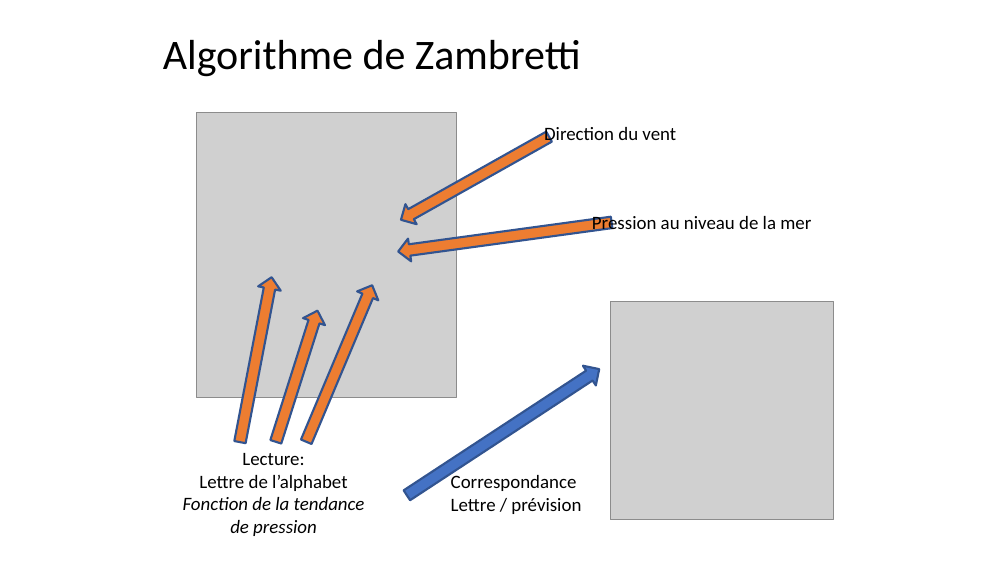
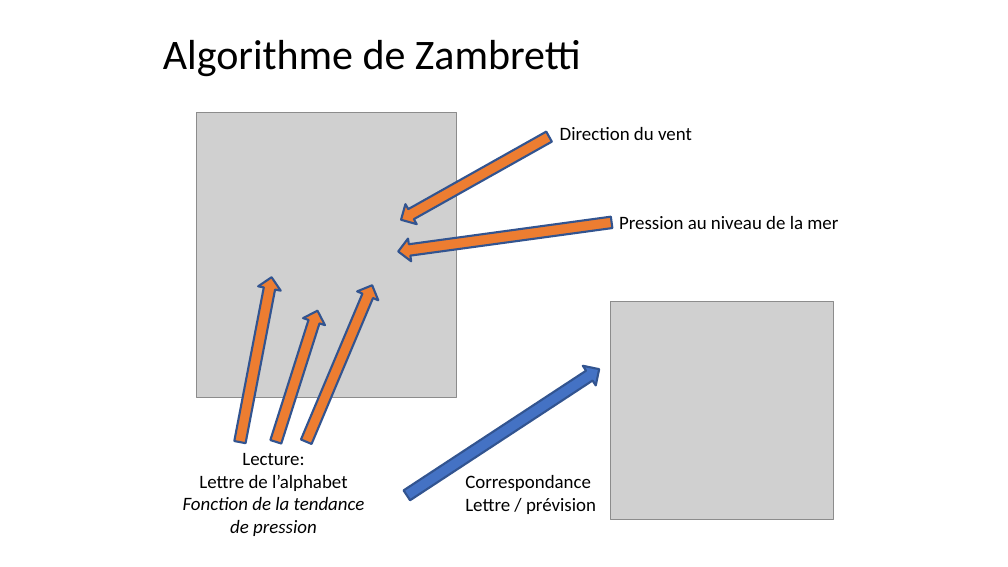
Before and after one commit to jeromelane/WeatherCheckingRpi, a slide deck: slide 13 of weathercheckingrpi/doc/Presentations/projet_meteo_JL_KG_23042019v3.pptx. Drawn at 1008x567 pixels with LibreOffice and Linux fonts; fonts in the diff are those of the drawing; grey boxes stand for pictures. Boxes give left, top, right and bottom in pixels: in the first picture for what was removed or moved away, otherwise in the second. Text is boxed around its words. In the diff, an @@ line names an element or a change of style, - is before the commit and + after.

```diff
--- a/weathercheckingrpi/doc/Presentations/projet_meteo_JL_KG_23042019v3.pptx
+++ b/weathercheckingrpi/doc/Presentations/projet_meteo_JL_KG_23042019v3.pptx
@@ text "Direction du vent" rewrapped from bbox=[544, 127, 676, 146] to bbox=[560, 127, 692, 140] @@
@@ text "Pression au niveau de la ..." rewrapped from bbox=[592, 215, 811, 232] to bbox=[619, 216, 838, 229] @@
@@ text "Correspondance": place and size @@
-text "Correspondance" at bbox=[451, 473, 581, 514]
+text "Correspondance" at bbox=[465, 475, 596, 514]
```
Also in this commit, not shown: 14 other slides changed, 9 other files.
